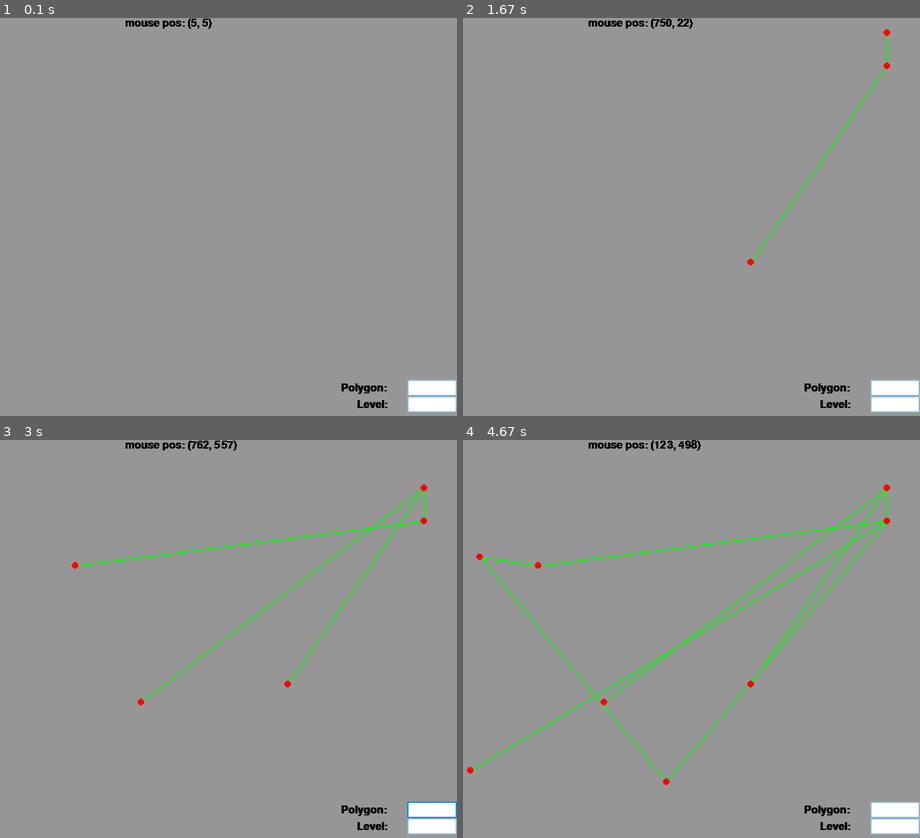
Above: before the commit, frames 1-4 (two rows, left to right).
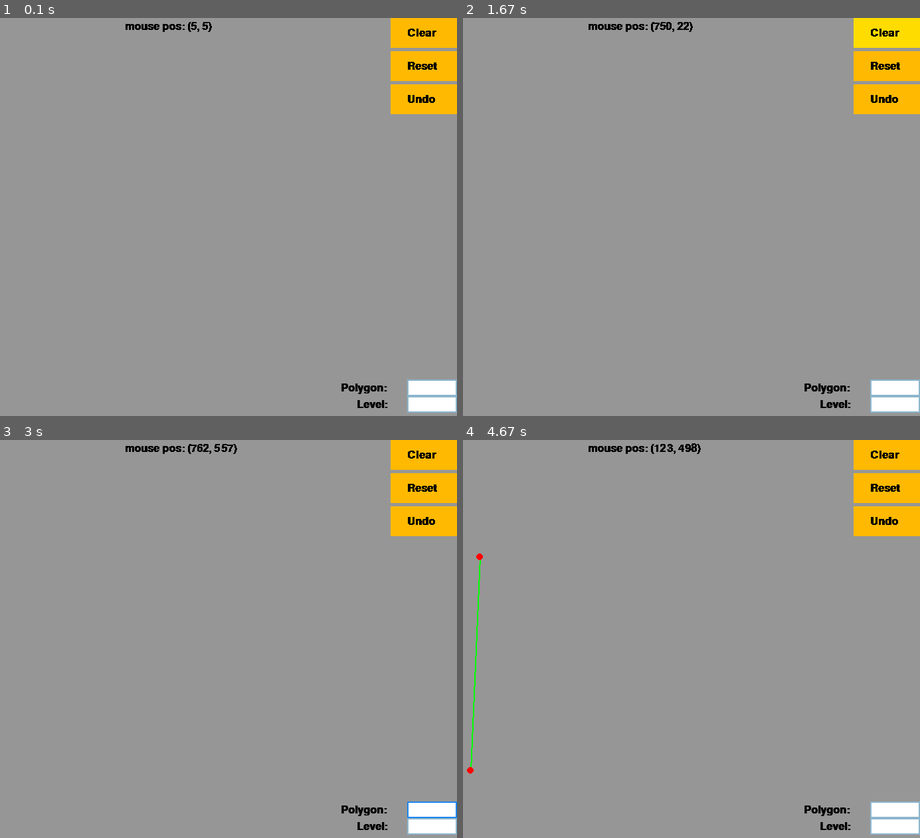
Above: after the commit, the same moments.

Repository: WEI-LI-666/Mutimedia-Project-and-Homework
Game: pygame game, started from Fractal_Pygame.py
Two runs of this game, one before a commit and one after it. Both use one fixed random seed, a clock stepped at 60 frames per second and the inputs below.
Inputs (mouse positions are in pixels of both pictures, inside the frame that each line leads up to):
- Up to frame 1 (0.1 s): no input
- Up to frame 2 (1.67 s): type "ann" at 0.33 s; tap Enter at 0.67 s; click (750, 260) at 0.93 s; click (888, 65) at 1.27 s, where only the run after the commit has a clickable "Reset"; press the mouse at (888, 33) at 1.58 s
- Up to frame 3 (3 s): move the mouse to (283, 579) at 1.68 s; release the mouse at (141, 702) at 1.82 s; click (425, 487) at 1.93 s, where only the run after the commit has a clickable "Reset"; click (425, 519) at 2.27 s, where only the run after the commit has a clickable "Undo"; press the mouse at (425, 455) at 2.58 s; move the mouse to (251, 511) at 2.68 s; release the mouse at (73, 567) at 2.82 s; press the mouse at (429, 810) at 2.92 s
- Up to frame 4 (4.67 s): move the mouse to (837, 686) at 3.02 s; release the mouse at (782, 563) at 3.15 s; click (526, 710) at 3.27 s; press the mouse at (526, 710) at 3.58 s; move the mouse to (504, 635) at 3.68 s; release the mouse at (481, 555) at 3.82 s; click (664, 782) at 3.93 s; click (888, 519) at 4.27 s, where only the run after the commit has a clickable "Undo"; click (472, 770) at 4.6 s

The runs differ from the first frame. In frame 1, 3.5% of the frame differs, in the area x 27-100%, y 0-25%; in frame 2, 3.7%; in frame 3, 4.2%; in frame 4, 5.0%, in the area x 1-100%, y 0-87%.

Commit message:
finally~~

Diff:
--- a/Bezier_Pygame.py
+++ b/Bezier_Pygame.py
@@ -23,6 +23,7 @@
 sel3=0
 sel4=0
 count=0
+clock = pygame.time.Clock()
 
 # number of control points
 n = 4
@@ -108,14 +109,14 @@
     else:
         pygame.draw.rect(window, yellow,(700,0,100,50))
 
-    mfont = pygame.font.SysFont('Arial', 20, 1)
-    pt1 = mfont.render(str(coorArrX), 0, (0, 0, 0))
-    pt2 = mfont.render(str(coorArrY), 0, (0, 0, 0))
+    mfont = pygame.font.SysFont(None, 24, 1)
+    pt1 = mfont.render("coorArrX: "+str(coorArrX), 0, (0, 0, 0))
+    pt2 = mfont.render("coorArrY: "+str(coorArrY), 0, (0, 0, 0))
     buttonText = mfont.render(str("Clear"), 0, (0, 0, 0))
     m = mfont.render("mouse pos: " + str((mouse_pos[0],mouse_pos[1])), 0, (0, 0, 0))
-    window.blit(buttonText, (725, 12.5))
+    window.blit(buttonText, (725, 15))
     window.blit(m, (300, 0))
-    window.blit(pt1, (0, 0))
+    window.blit(pt1, (0, 25))
     window.blit(pt2, (0, 50))
 
     for k in range(count):
@@ -127,4 +128,5 @@
             pass
 
     pygame.display.flip()
+    clock.tick(60)
 pygame.quit()
--- a/Fractal_Pygame.py
+++ b/Fractal_Pygame.py
@@ -18,6 +18,8 @@
 sel1=0
 sel2=0
 count=0
+textP=""
+textL=""
 
 clock = pygame.time.Clock()
 inputP = InputBox.InputBox(725, 550-5)
@@ -93,7 +95,8 @@
         if(event.type == pygame.QUIT):
             gameLoop = False
         if (event.type == pygame.MOUSEBUTTONDOWN):
-            if not (mouse_pos[0] > 625 and mouse_pos[0] < 800 and mouse_pos[1] > 545 and mouse_pos[1] < 600):
+            if not (mouse_pos[0] > 625 and mouse_pos[0] < 800 and mouse_pos[1] > 545 and mouse_pos[1] < 600     # window's top-right and bottom-right won't do anything
+                    or mouse_pos[0] > 700 and mouse_pos[0] < 800 and mouse_pos[1] > 0 and mouse_pos[1] < 145):
                 mouse_pressed=1
                 if count >= 2:
                     coorArrX = np.append(coorArrX, [0])
@@ -104,8 +107,23 @@
                 coorArrX[count] = mouse_pos[0]
                 coorArrY[count] = mouse_pos[1]
                 count += 1
+            if (mouse_pos[0] > 700 and mouse_pos[0] < 800 and mouse_pos[1] > 0 and mouse_pos[1] < 45):
+                coorArrX = np.zeros(n)
+                coorArrY = np.zeros(n)
+                count=0
+            if (mouse_pos[0] > 700 and mouse_pos[0] < 800 and mouse_pos[1] > 50 and mouse_pos[1] < 95):
+                pol[count-1]=0
+                lev[count-1]=0
+            if (mouse_pos[0] > 700 and mouse_pos[0] < 800 and mouse_pos[1] > 100 and mouse_pos[1] < 145):
+                if count > 2:
+                    coorArrX = np.delete(coorArrX, -1, 0)
+                    coorArrY = np.delete(coorArrY, -1, 0)
+                else:
+                    coorArrX[count-1] = 0.
+                    coorArrY[count-1] = 0.
+                count -= 1
         if (event.type == pygame.MOUSEBUTTONUP):
-            mouse_pressed=-1
+            mouse_pressed = -1
         inputP.handle_event(event)
         inputL.handle_event(event)
 
@@ -123,13 +141,32 @@
     textP = inputP.text_buf
     textL = inputL.text_buf
 
+    if 700+100 > mouse_pos[0] > 700 and 0+45 > mouse_pos[1] > 0:
+        pygame.draw.rect(window, bright_yellow,(700,0,100,45))
+    else:
+        pygame.draw.rect(window, yellow,(700,0,100,45))
+    if 700+100 > mouse_pos[0] > 700 and 50+45 > mouse_pos[1] > 50:
+        pygame.draw.rect(window, bright_yellow,(700,50,100,45))
+    else:
+        pygame.draw.rect(window, yellow,(700,50,100,45))
+    if 700+100 > mouse_pos[0] > 700 and 100+45 > mouse_pos[1] > 100:
+        pygame.draw.rect(window, bright_yellow,(700,100,100,45))
+    else:
+        pygame.draw.rect(window, yellow,(700,100,100,45))
+
     tfont = pygame.font.SysFont(None, 24, 1)
     tPol = tfont.render("Polygon: " + textP, 1, (0, 0, 0))
     tLev = tfont.render("Level: " + textL, 1, (0, 0, 0))
+    clearText = tfont.render(str("Clear"), 0, (0, 0, 0))    # clear all lines and coordinates
+    resetText = tfont.render(str("Reset"), 0, (0, 0, 0))    # set current fractal shape to default(pol=0, level=0)
+    undoText = tfont.render(str("Undo"), 0, (0, 0, 0))     # remove latest coordinates and the fractal
     mp = tfont.render("mouse pos: " + str((mouse_pos[0],mouse_pos[1])), 0, (0, 0, 0))
     window.blit(tPol, (625, 550))
     window.blit(tLev, (649, 575))
-    window.blit(mp, (300, 0))
+    window.blit(mp, (300, 5))
+    window.blit(clearText, (725, 15))
+    window.blit(resetText, (725, 65))
+    window.blit(undoText, (725, 115))
 
     if inputP.entered:
         if textP != None and len(textP) != 0:
Not shown, changed: ExeFile/build/Bezier_Pygame/EXE-00.toc
Not shown, changed: ExeFile/build/Bezier_Pygame/PKG-00.pkg
Not shown, changed: ExeFile/build/Fractal_Pygame/EXE-00.toc
Not shown, changed: ExeFile/build/Fractal_Pygame/PKG-00.pkg
Not shown, changed: ExeFile/dist/Bezier_Pygame.exe
Not shown, changed: ExeFile/dist/Fractal_Pygame.exe
Not shown, removed: InputBox.pyc
